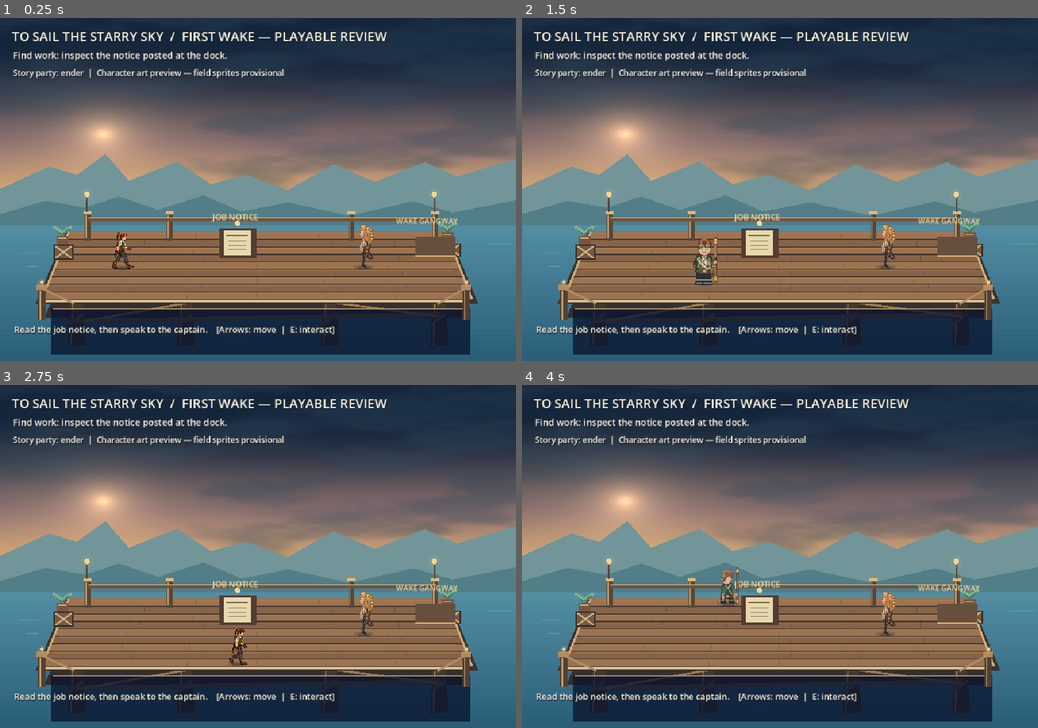
Above: before the commit, frames 1-4 (two rows, left to right).
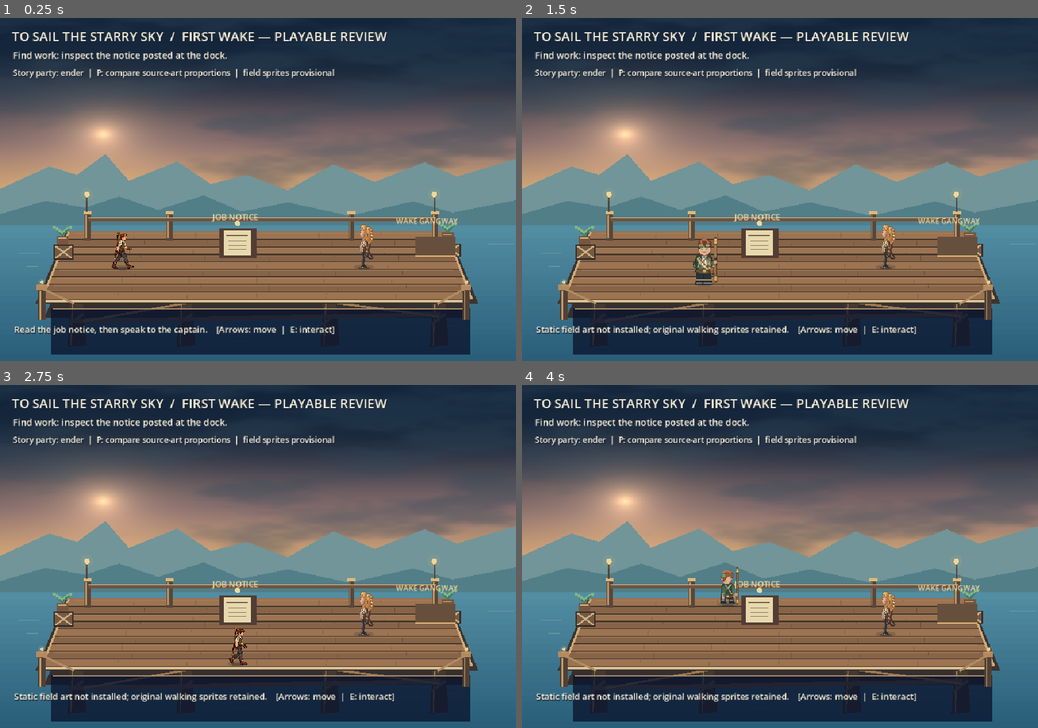
Above: after the commit, the same moments.

Repository: ndrorchestration/ToSailaStarrySky-jrpg
Game: Godot game, scene res://scenes/first_wake_game.tscn
Two runs of this game, one before a commit and one after it. Both use one fixed random seed, a clock stepped at 60 frames per second and the inputs below.
Inputs:
- Up to frame 1 (0.25 s): no input
- Up to frame 2 (1.5 s): tap Enter at 0.5 s; hold Right (ui_right) 0.53-1.28 s; tap P at 0.6 s; hold Down (ui_down) from 1.28 s (still down); tap 1 (aetherwake_ch1_choice_a) at 1.35 s
- Up to frame 3 (2.75 s): tap P at 1.55, 2.3 s; tap Space at 2 s; release Down (ui_down) at 2.03 s; hold Right (ui_right) from 2.03 s (still down); tap 2 (aetherwake_ch1_choice_b) at 2.1 s
- Up to frame 4 (4 s): release Right (ui_right) at 2.78 s; hold Up (ui_up) 2.78-3.53 s; tap 3 (aetherwake_ch1_choice_c) at 2.85 s; tap P at 3.05, 3.8 s; hold Left (ui_left) from 3.53 s (still down); tap 4 (aetherwake_ch1_combat_rest) at 3.6 s

The runs differ from the first frame. In frame 1, 0.5% of the frame differs, in the area x 18-65%, y 14-18%; in frame 2, 1.5%, in the area x 2-77%, y 14-93%; in frame 3, 1.5%; in frame 4, 1.5%.

Commit message:
feat(first-wake): add P opt-in high-fidelity full-body static actor reference with rollback

Diff:
--- a/godot/scripts/first_wake_job_preview.gd
+++ b/godot/scripts/first_wake_job_preview.gd
@@ -161,6 +161,21 @@
 
 func _unhandled_input(event: InputEvent) -> void:
     if room == "flight_review":
+        return
+    # Optional source-locked *static* character proportions study.
+    # Does not fake six authored walk phases or change physics/story authority.
+    if room == "dock" and event is InputEventKey and event.pressed and not event.echo and event.keycode == KEY_P:
+        var next_enabled: bool = not ender.creator_standee_enabled
+        var e: bool = ender.enable_creator_standee(next_enabled)
+        var i: bool = ionia.enable_creator_standee(next_enabled)
+        if next_enabled and (not e or not i):
+            ender.enable_creator_standee(false)
+            ionia.enable_creator_standee(false)
+            last_message = "Static field art not installed; original walking sprites retained."
+        else:
+            last_message = "Creator full-body STATIC reference ON — no authored gait yet." if next_enabled else "Original walking art restored."
+        _sync_presentation()
+        get_viewport().set_input_as_handled()
         return
     if event is InputEventKey and event.pressed and not event.echo and event.keycode == KEY_V:
         if portrait_preview != null:
@@ -348,7 +363,9 @@
         objective.text = "PRE-FLIGHT READY — Press F for local physics flight/splashdown review."
     else:
         objective.text = "Engineering: inspect reference, containment and fuel (%d / 3)." % inspected_items.size()
-    party_label.text = "Story party: " + " + ".join(opening.active_party_ids) + "  |  Character art preview — field sprites provisional"
+    party_label.text = "Story party: " + " + ".join(opening.active_party_ids) + (
+        "  |  P: original-source STATIC standee (walk animation pending)" if ender.creator_standee_enabled else
+        "  |  P: compare source-art proportions  |  field sprites provisional")
     if dialogue_open:
         dialogue_speaker.visible = true
         dialogue_text.visible = true
